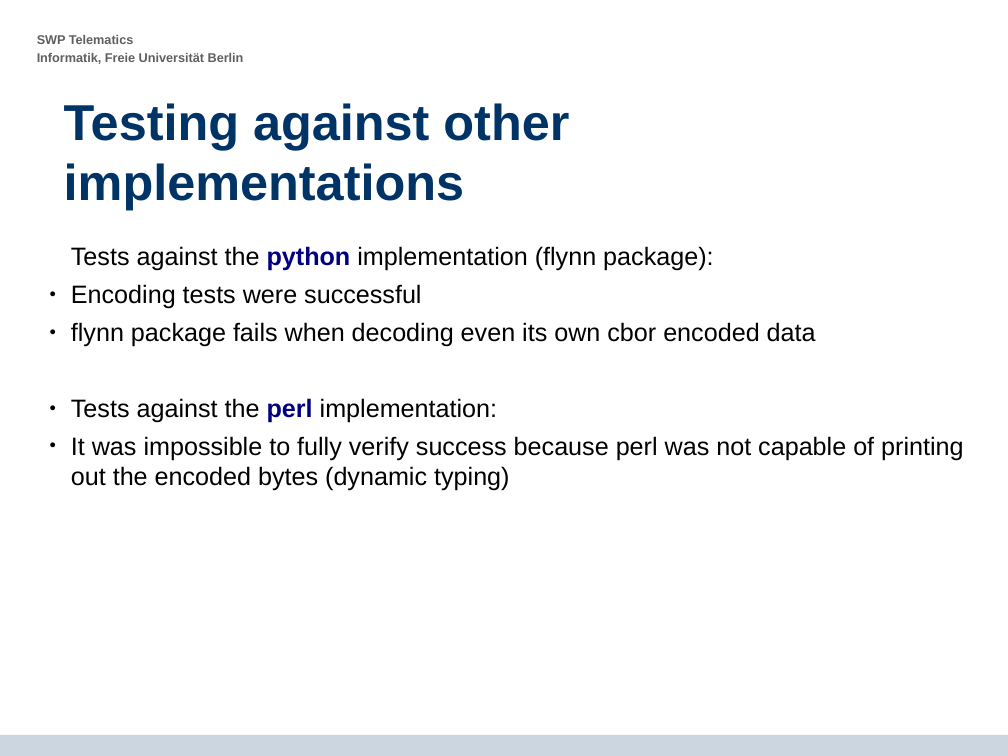
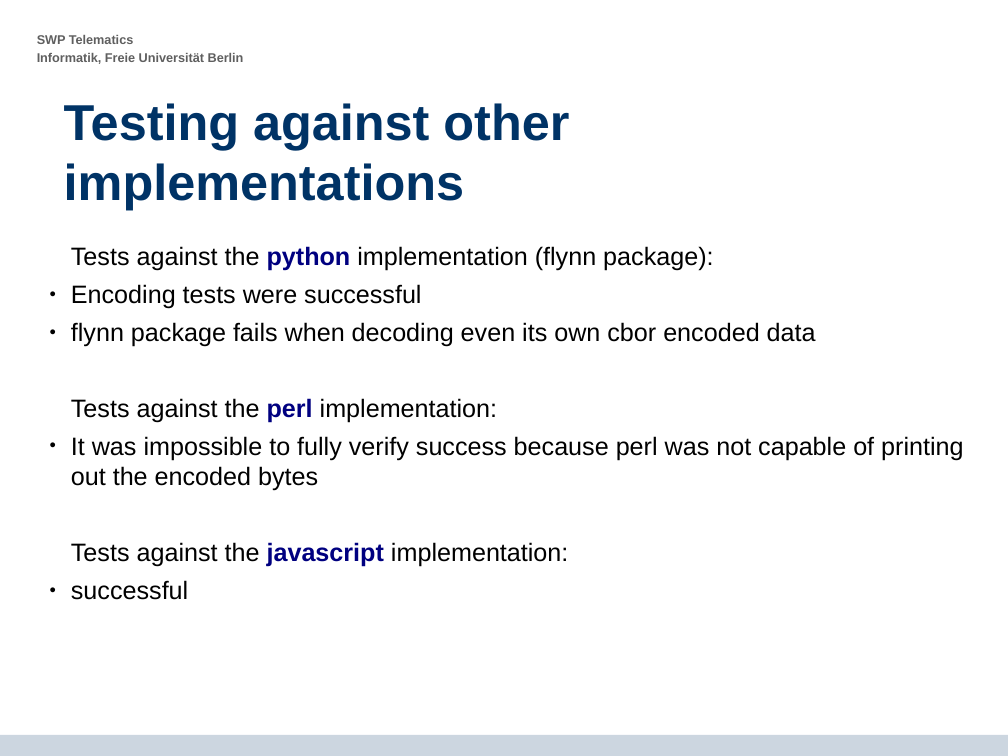
Before and after one commit to krf/cbor-for-riot, a slide deck: slide 23 of CBOR-Presentation_2014-07-15_final_presentation_v4.odp. Drawn at 1008x756 pixels with LibreOffice and Linux fonts; fonts in the diff are those of the drawing; background and template pictures are left out. Boxes give left, top, right and bottom in pixels: in the first picture for what was removed or moved away, otherwise in the second. Text is boxed around its words. In the diff, an @@ line names an element or a change of style, - is before the commit and + after.

Commit message:
added js tests

```diff
--- a/CBOR-Presentation_2014-07-15_final_presentation_v4.odp
+++ b/CBOR-Presentation_2014-07-15_final_presentation_v4.odp
@@ text at (71,436,963,600): text changed @@
-  ● It was impossible to fully verify success because perl was not capable of printing out the encoded bytes (dynamic typing)
+  ● It was impossible to fully verify success because perl was not capable of printing out the encoded bytes
+  Tests against the javascript implementation:
+  ● successful
```
